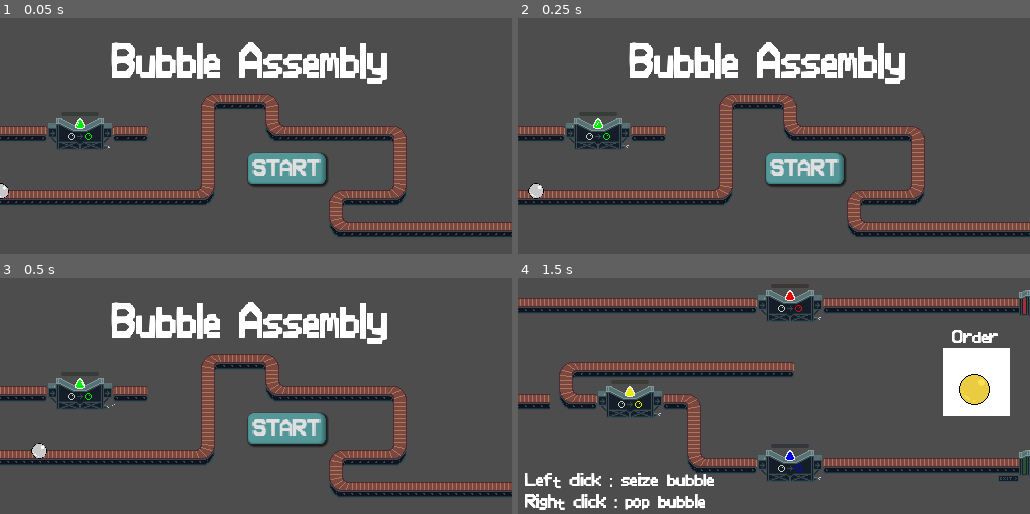
Above: before the commit, frames 1-4 (two rows, left to right).
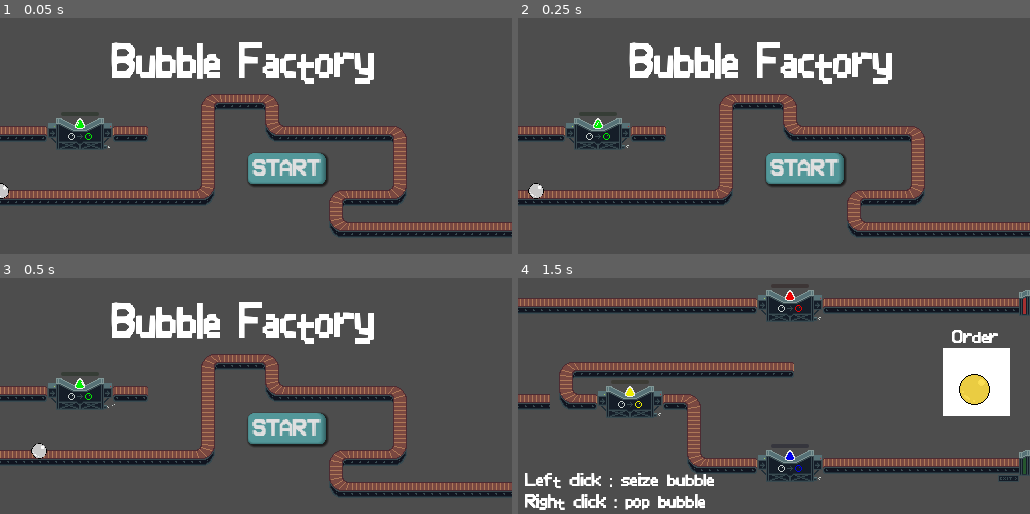
Above: after the commit, the same moments.

Repository: rems64/BubbleAssembly
Game: Godot game, scene res://bienvenue.tscn
Same seed, same stepped clock (60 frames per second), same inputs: the game is played once before the commit and once after it.
Inputs (mouse positions are in pixels of both pictures, inside the frame that each line leads up to):
- Up to frame 1 (0.05 s): no input
- Up to frame 2 (0.25 s): no input
- Up to frame 3 (0.5 s): no input
- Up to frame 4 (1.5 s): click "START" at 0.5 s; move the mouse to (886, 372) at 1.27 s; click (886, 372) at 1.42 s

The runs differ from the first frame. In frame 1, 2.0% of the frame differs, in the area x 46-76%, y 10-28%; in frame 2, 2.0%; in frame 3, 2.0%; in frame 4, nothing differs.

Commit message:
rename text

Diff:
--- a/bienvenue.tscn
+++ b/bienvenue.tscn
@@ -101,7 +101,8 @@
 theme_override_fonts/normal_font = ExtResource("1_e2hye")
 theme_override_font_sizes/normal_font_size = 160
 bbcode_enabled = true
-text = "Bubble Assembly"
+text = "Bubble Factory
+"
 scroll_active = false
 autowrap_mode = 2
 drag_and_drop_selection_enabled = false
